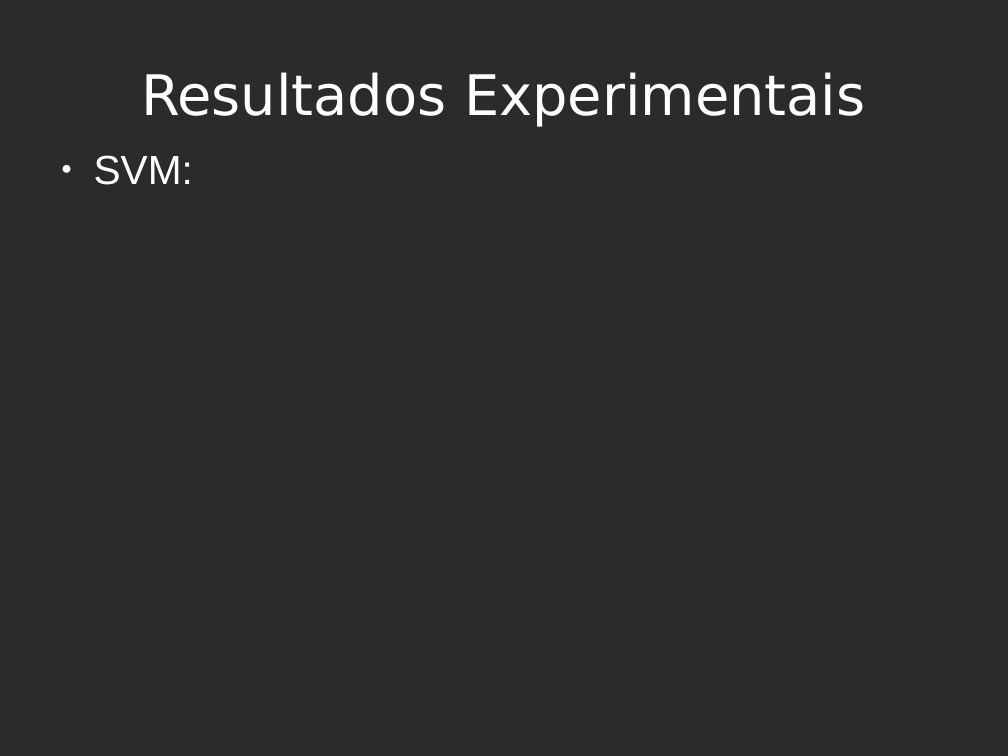
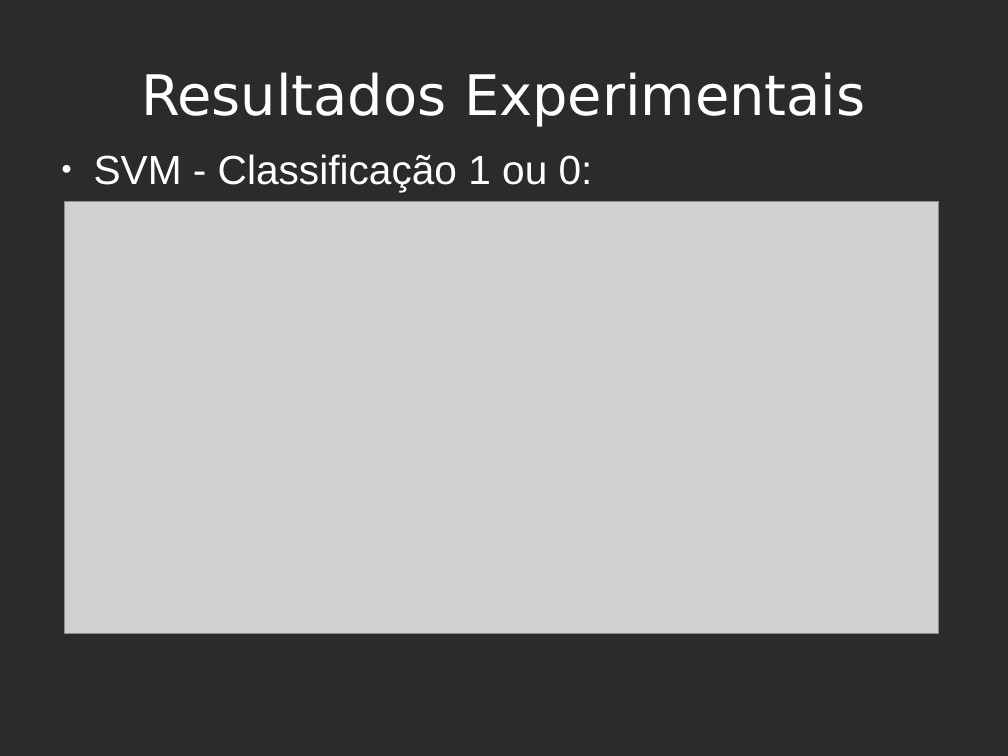
Before and after one commit to sdkgit123/RNA-atv3, a slide deck: slide 24 of RNA-apresentacao.odp (slide 16 before the commit). Drawn at 1008x756 pixels with LibreOffice and Linux fonts; fonts in the diff are those of the drawing; grey boxes stand for pictures; background and template pictures are left out; a plain dark background stands for a picture behind light text. Boxes give left, top, right and bottom in pixels: in the first picture for what was removed or moved away, otherwise in the second. Text is boxed around its words. In the diff, an @@ line names an element or a change of style, - is before the commit and + after.

```diff
--- a/RNA-apresentacao.odp
+++ b/RNA-apresentacao.odp
@@ text at <box>94,154,593,192</box>: text changed @@
-● SVM:
+● SVM - Classificação 1 ou 0:
@@ picture added at <box>65,201,939,633</box> @@
```
Also in this commit, not shown: 10 other slides changed, 9 slides added, 1 other file.
